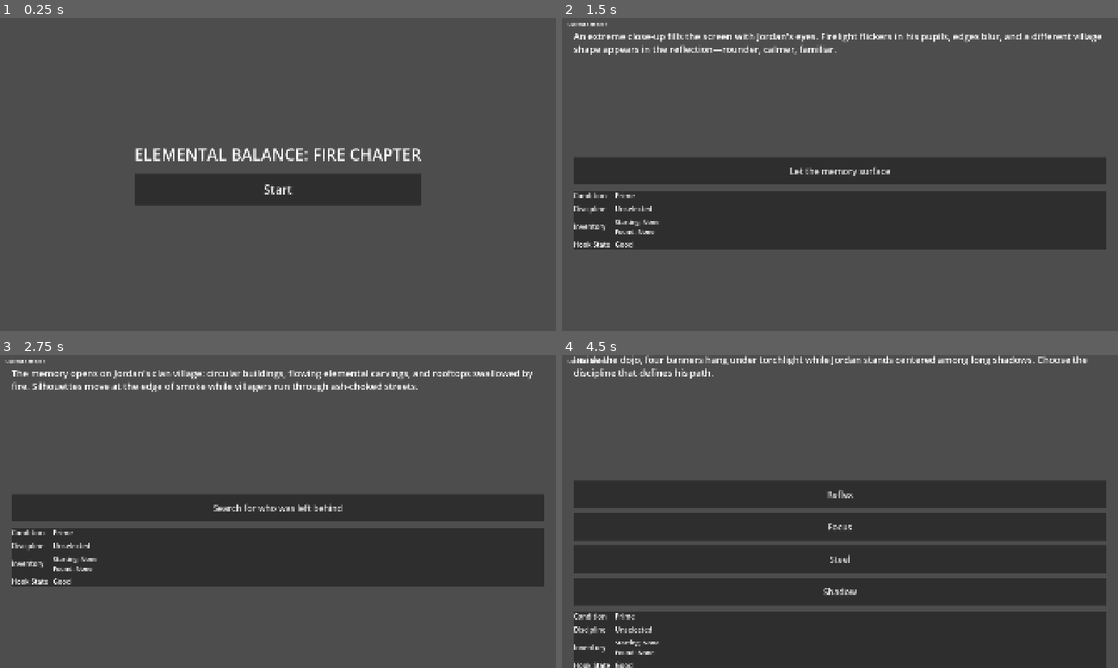
Above: before the commit, frames 1-4 (two rows, left to right).
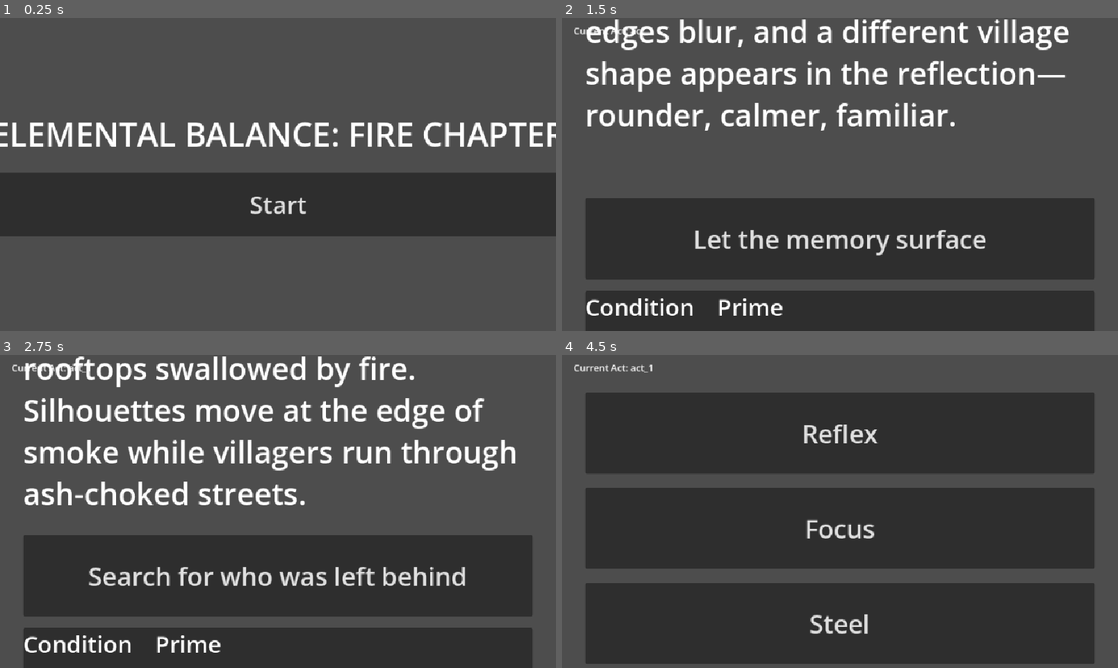
Above: after the commit, the same moments.

Repository: GamerJoe85/Jordan-Ninja-Choose-Your-Own-Adventure
Game: Godot game, scene res://scenes/TitleMenu.tscn
Two runs of this game, one before a commit and one after it. Both use one fixed random seed, a clock stepped at 60 frames per second and the inputs below.
Inputs:
- Up to frame 1 (0.25 s): no input
- Up to frame 2 (1.5 s): click "Start" at 0.5 s; click "Steady your breath and focus" at 1.25 s
- Up to frame 3 (2.75 s): click "Let the memory surface" at 2 s
- Up to frame 4 (4.5 s): click "Search for who was left behind" at 2.75 s; click "Rise" at 3.5 s; click "Enter the Discipline Hall" at 4.25 s

The runs differ from the first frame. In frame 1, 19% of the frame differs, in the area x 0-100%, y 33-70%; in frame 2, 41%; in frame 3, 43%, in the area x 0-98%, y 0-100%; in frame 4, 39%.

Commit message:
Greatly increase in-game UI scale for readability

Diff:
--- a/project.godot
+++ b/project.godot
@@ -14,4 +14,5 @@
 window/size/viewport_height=1080
 window/stretch/mode="canvas_items"
 window/stretch/aspect="keep"
+window/stretch/scale=2.0
 window/dpi/allow_hidpi=false
--- a/scenes/PagePlayer.tscn
+++ b/scenes/PagePlayer.tscn
@@ -41,16 +41,16 @@
 
 [node name="StoryText" type="RichTextLabel" parent="MarginContainer/MainVBox"]
 unique_name_in_owner = true
-custom_minimum_size = Vector2(0, 420)
+custom_minimum_size = Vector2(0, 520)
 layout_mode = 2
 bbcode_enabled = false
 fit_content = true
-theme_override_font_sizes/normal_font_size = 32
+theme_override_font_sizes/normal_font_size = 52
 
 [node name="ChoiceContainer" type="VBoxContainer" parent="MarginContainer/MainVBox"]
 unique_name_in_owner = true
 layout_mode = 2
-theme_override_constants/separation = 16
+theme_override_constants/separation = 24
 
 [node name="HUDPanel" type="PanelContainer" parent="MarginContainer/MainVBox"]
 layout_mode = 2
@@ -63,44 +63,44 @@
 
 [node name="HealthLabel" type="Label" parent="MarginContainer/MainVBox/HUDPanel/HUDGrid"]
 layout_mode = 2
-theme_override_font_sizes/font_size = 24
+theme_override_font_sizes/font_size = 40
 text = "Condition"
 
 [node name="HealthValue" type="Label" parent="MarginContainer/MainVBox/HUDPanel/HUDGrid"]
 unique_name_in_owner = true
 layout_mode = 2
-theme_override_font_sizes/font_size = 24
+theme_override_font_sizes/font_size = 40
 text = "Prime"
 
 [node name="DisciplineLabel" type="Label" parent="MarginContainer/MainVBox/HUDPanel/HUDGrid"]
 layout_mode = 2
-theme_override_font_sizes/font_size = 24
+theme_override_font_sizes/font_size = 40
 text = "Discipline"
 
 [node name="DisciplineValue" type="Label" parent="MarginContainer/MainVBox/HUDPanel/HUDGrid"]
 unique_name_in_owner = true
 layout_mode = 2
-theme_override_font_sizes/font_size = 24
+theme_override_font_sizes/font_size = 40
 text = "Unselected"
 
 [node name="InventoryLabel" type="Label" parent="MarginContainer/MainVBox/HUDPanel/HUDGrid"]
 layout_mode = 2
-theme_override_font_sizes/font_size = 24
+theme_override_font_sizes/font_size = 40
 text = "Inventory"
 
 [node name="InventoryValue" type="Label" parent="MarginContainer/MainVBox/HUDPanel/HUDGrid"]
 unique_name_in_owner = true
 layout_mode = 2
-theme_override_font_sizes/font_size = 22
+theme_override_font_sizes/font_size = 34
 text = "Starting: None\nFound: None"
 
 [node name="HookLabel" type="Label" parent="MarginContainer/MainVBox/HUDPanel/HUDGrid"]
 layout_mode = 2
-theme_override_font_sizes/font_size = 24
+theme_override_font_sizes/font_size = 40
 text = "Hook State"
 
 [node name="HookValue" type="Label" parent="MarginContainer/MainVBox/HUDPanel/HUDGrid"]
 unique_name_in_owner = true
 layout_mode = 2
-theme_override_font_sizes/font_size = 24
+theme_override_font_sizes/font_size = 40
 text = "Good"
--- a/scripts/ui/page_player.gd
+++ b/scripts/ui/page_player.gd
@@ -66,8 +66,8 @@
 		var button: Button = Button.new()
 		button.text = str(choice.get("label", "Continue"))
 		button.autowrap_mode = TextServer.AUTOWRAP_WORD_SMART
-		button.custom_minimum_size = Vector2(0, 96)
-		button.add_theme_font_size_override("font_size", 30)
+		button.custom_minimum_size = Vector2(0, 140)
+		button.add_theme_font_size_override("font_size", 44)
 		button.pressed.connect(_on_choice_selected.bind(choice))
 		choice_container.add_child(button)
 		shown += 1
